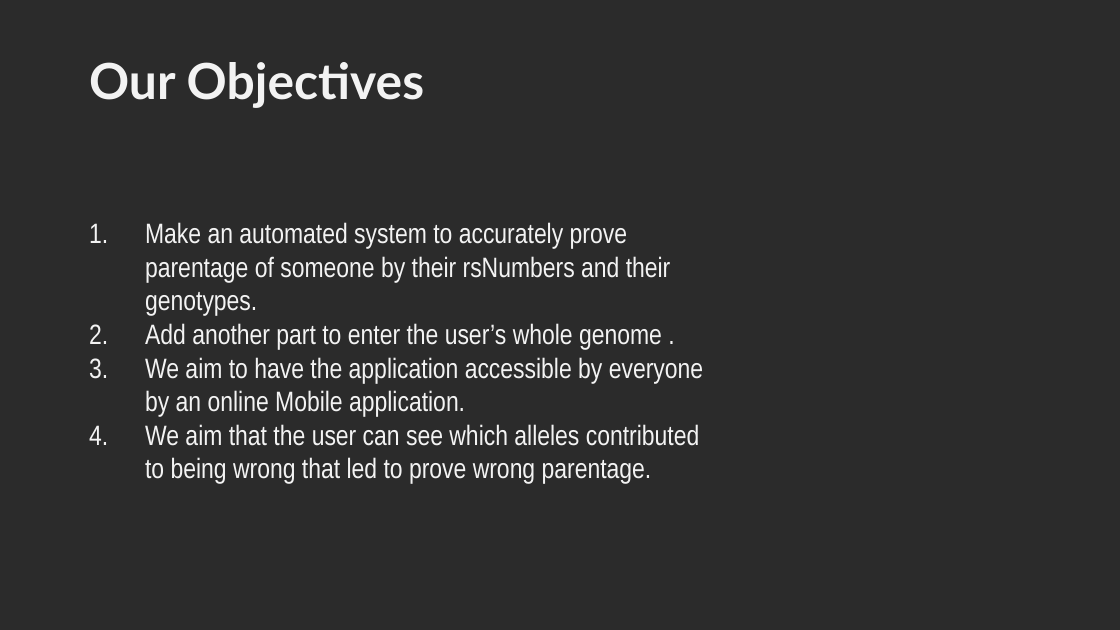
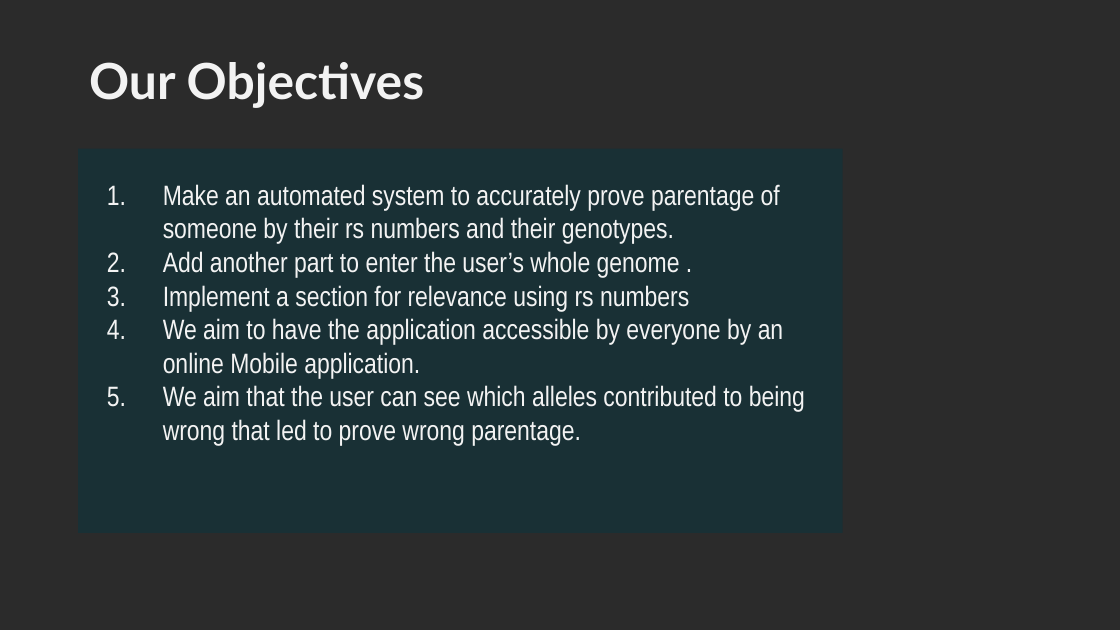
Before and after one commit to YoussifAssem/Genatac, a slide deck: slide 7 of E-Genetics/presentations/new presentation.pptx. Drawn at 1120x630 pixels with LibreOffice and Linux fonts; fonts in the diff are those of the drawing; background and template pictures are left out; a plain dark background stands for a picture behind light text. Boxes give left, top, right and bottom in pixels: in the first picture for what was removed or moved away, otherwise in the second. Text is boxed around its words. In the diff, an @@ line names an element or a change of style, - is before the commit and + after.

Commit message:
update presentation

```diff
--- a/E-Genetics/presentations/new presentation.pptx
+++ b/E-Genetics/presentations/new presentation.pptx
@@ rectangle "Make an automated system to ..." resized from (x1=145, y1=222, x2=703, y2=484) to (x1=78, y1=149, x2=843, y2=533) @@
@@ rectangle "Make an automated system to ..." at (x1=78, y1=149, x2=843, y2=533): vertical alignment middle to top; fill none to #0C343D at 57% opacity @@
@@ text in rectangle at (x1=163, y1=184, x2=780, y2=244): text changed @@
-1. Make an automated system to accurately prove parentage of someone by their rsNumbers and their genotypes.
+1. Make an automated system to accurately prove parentage of someone by their rs numbers and their genotypes.
@@ text in rectangle at (x1=163, y1=285, x2=689, y2=311): paragraph added @@
+3. Implement a section for relevance using rs numbers
```
Also in this commit, not shown: 6 other slides changed, 5 slides added, 3 slides removed.
